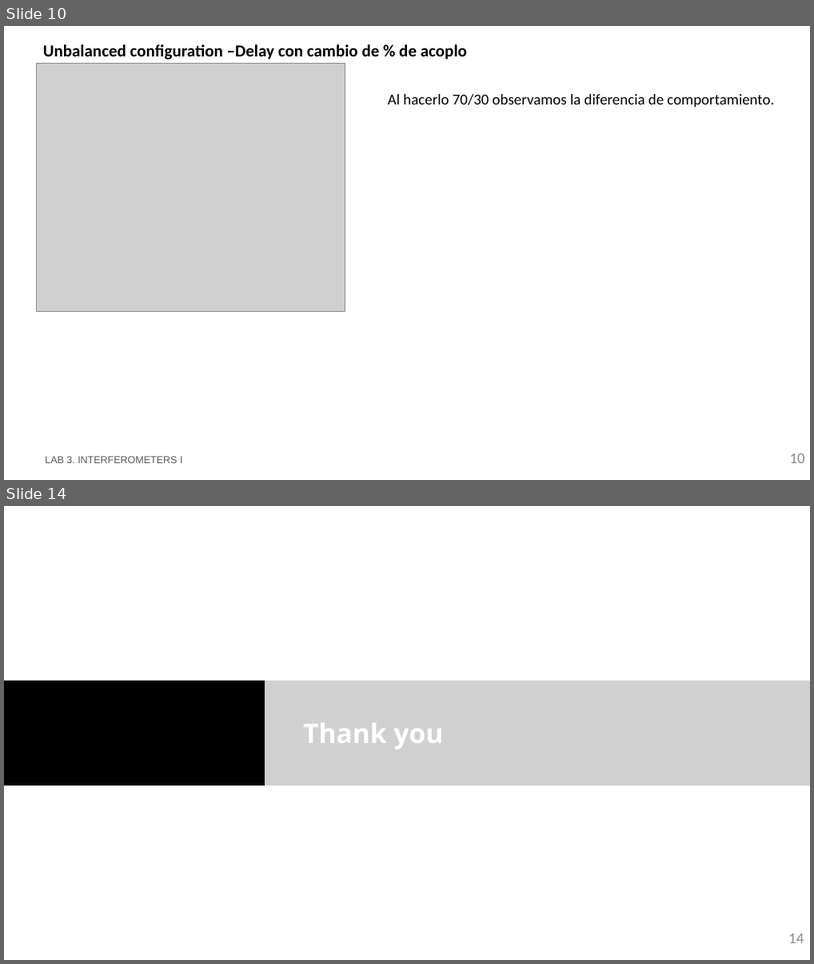
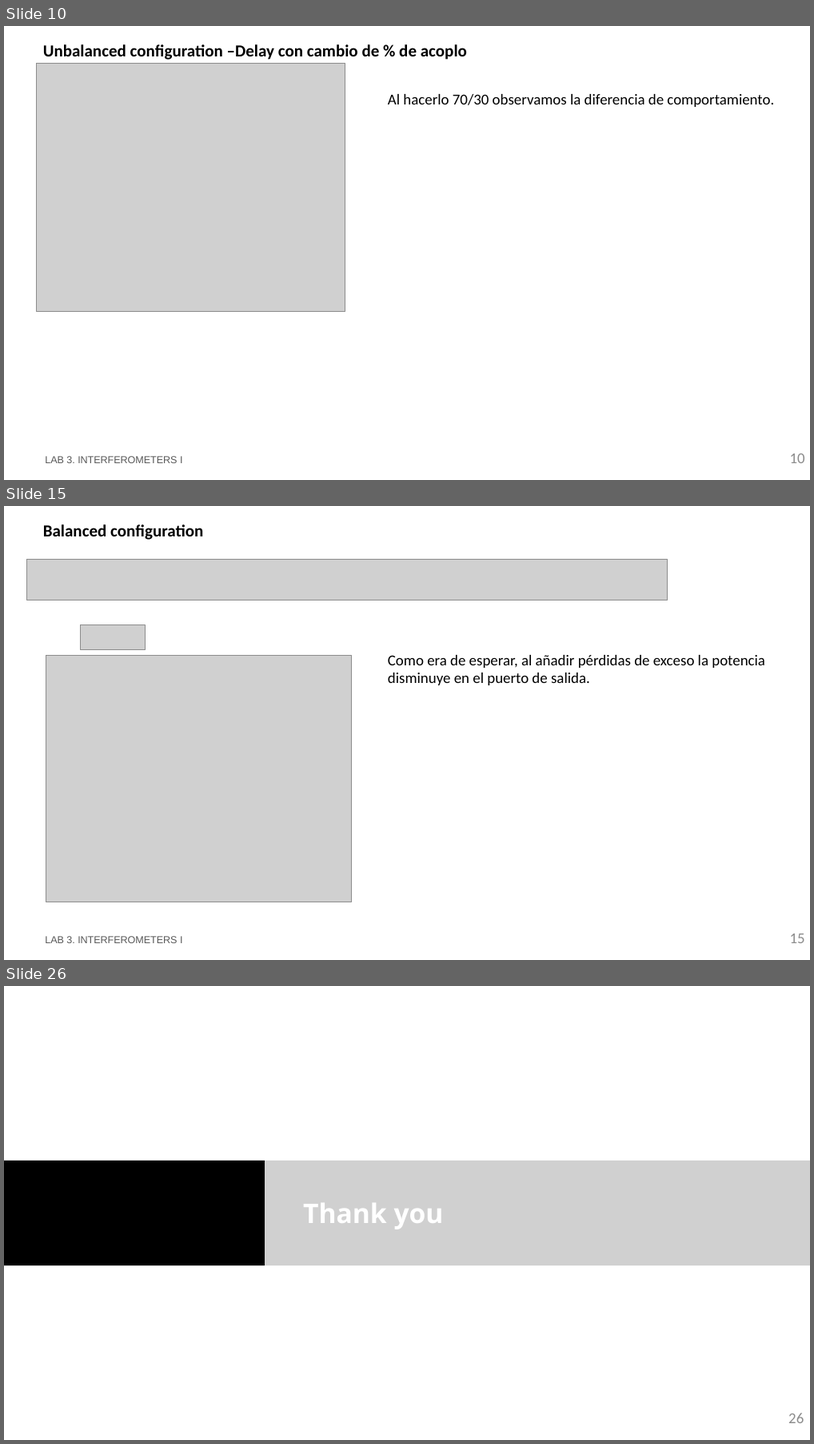
Before and after one commit to RobertoFernandezSevilla/pic-upv-lab3, a slide deck: LabBook_3.pptx. Shown one above the other, each under a label of ours: slides 10 and 14 before the commit, slides 10, 15 and 26 after it; the slides between them are not shown. The pictures are 814x964 and 814x1444 pixels, drawn with LibreOffice and Linux fonts; fonts in the diff are those of the drawing; grey boxes stand for pictures; background and template pictures are left out. Boxes give left, top, right and bottom in pixels: in the first picture for what was removed or moved away, otherwise in the second. Text is boxed around its words. In the diff, an @@ line names an element or a change of style, - is before the commit and + after.

```diff
--- a/LabBook_3.pptx
+++ b/LabBook_3.pptx
@@ slide 15 added at bbox=[4, 506, 810, 960], background #FFFFFF @@
@@ title added at bbox=[43, 524, 203, 540], 20 pt, text #000000, bold @@
+Balanced configuration
@@ picture added at bbox=[27, 559, 667, 600] @@
@@ picture added at bbox=[80, 625, 145, 649] @@
@@ picture added at bbox=[46, 656, 351, 902] @@
@@ text added at bbox=[388, 655, 766, 685], 18 pt, text #000000 @@
+Como era de esperar, al añadir pérdidas de exceso la potencia disminuye en el puerto de salida.
@@ text added at bbox=[45, 936, 182, 943], 12 pt, text #585858 @@
+LAB 3. INTERFEROMETERS I
@@ page number added at bbox=[790, 933, 806, 943], 18 pt, text #8C8C8C @@
+15
@@ what was slide 14 is now slide 26 @@
@@ page number at bbox=[789, 1412, 804, 1423]: text changed @@
-14
+26
```
Also in this commit, not shown: 11 other slides added, 1 other file.
